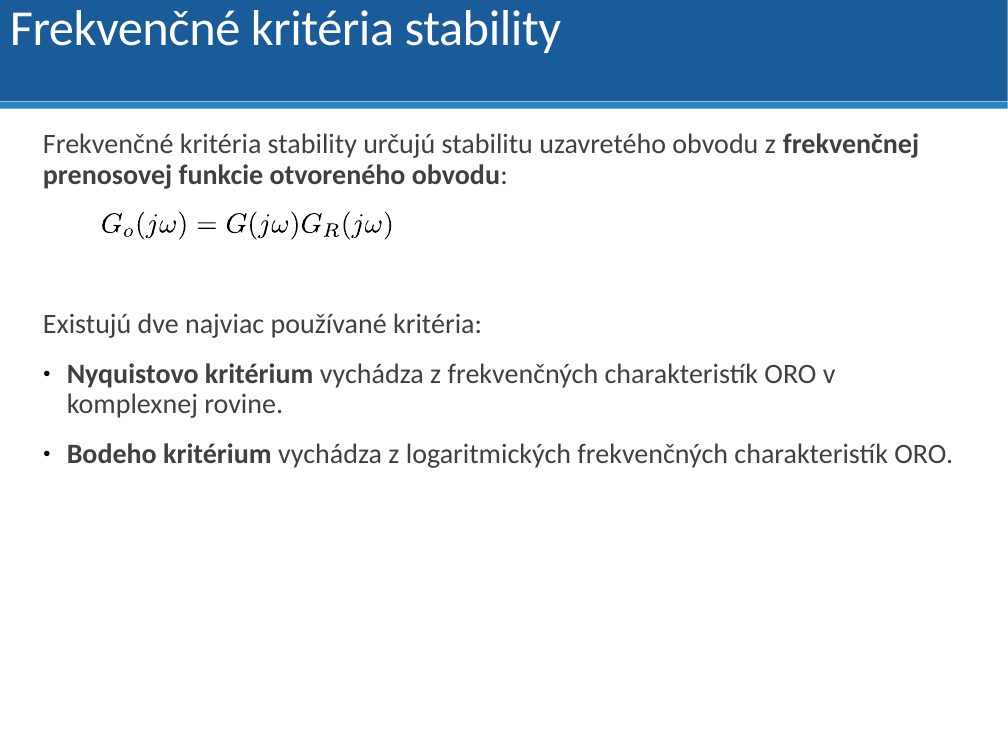
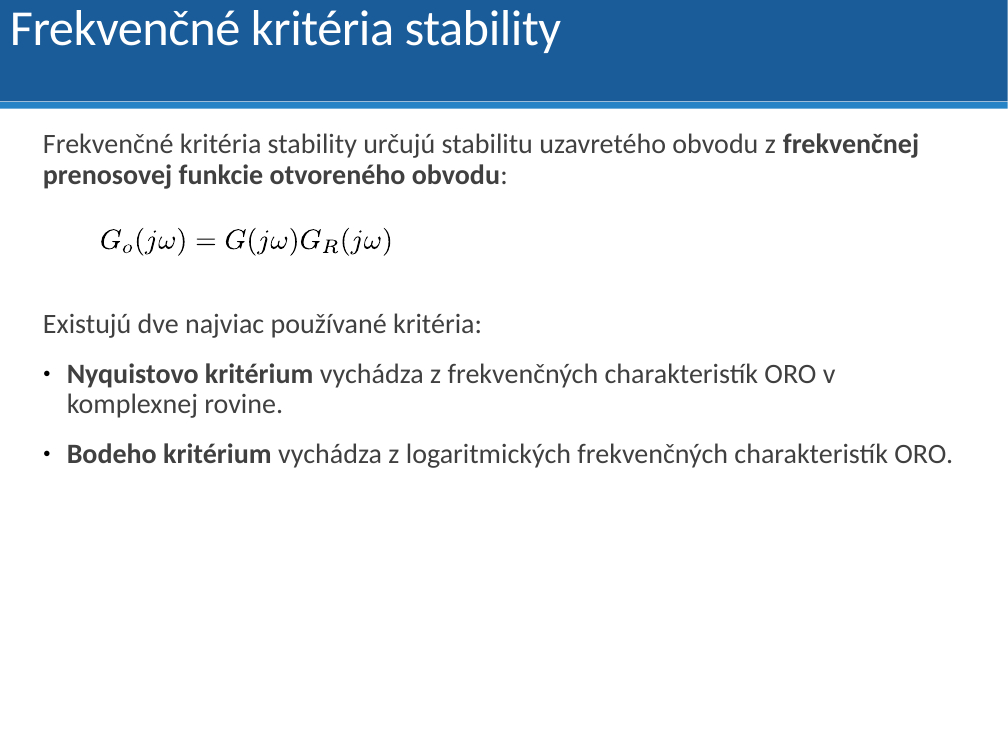
Before and after one commit to dodekm/TeamProjektKybernetika, a slide deck: slide 20 of Nove prednasky/P5 Stavový opis, Stabilita.pptx. Drawn at 1008x756 pixels with LibreOffice and Linux fonts; fonts in the diff are those of the drawing. Boxes give left, top, right and bottom in pixels: in the first picture for what was removed or moved away, otherwise in the second. Text is boxed around its words. In the diff, an @@ line names an element or a change of style, - is before the commit and + after.

```diff
--- a/Nove prednasky/P5 Stavový opis, Stabilita.pptx
+++ b/Nove prednasky/P5 Stavový opis, Stabilita.pptx
@@ 19 freeform shapes: place and size @@
-19 freeform shapes at (101, 212, 394, 240)
+19 freeform shapes at (100, 228, 393, 256)
```
Also in this commit, not shown: 3 other slides changed.
